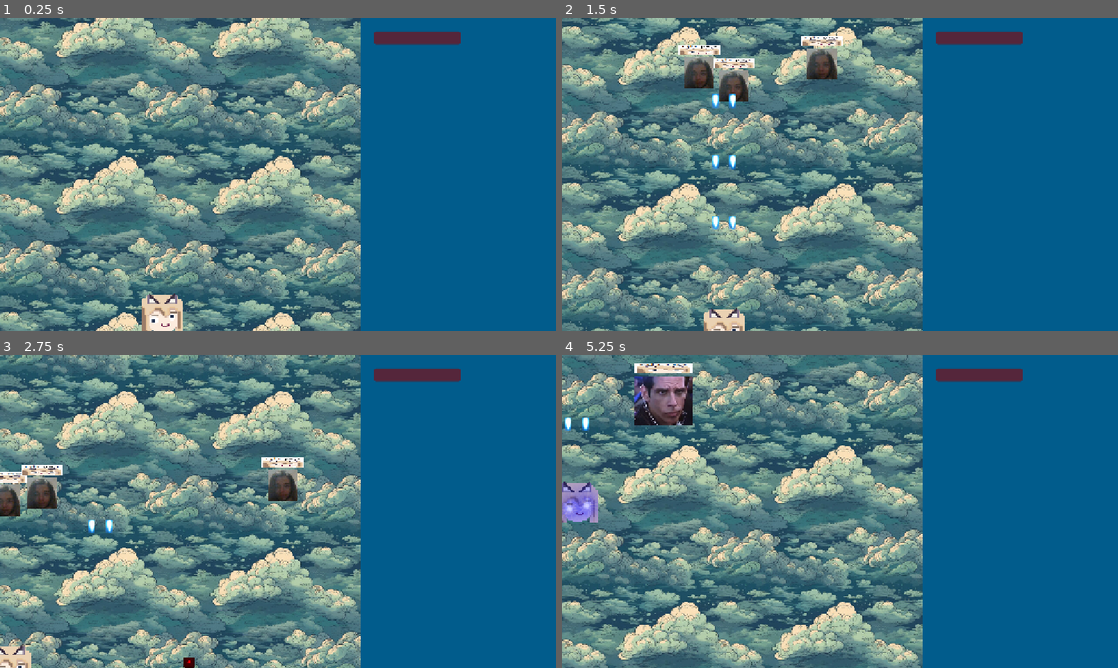
Above: before the commit, frames 1-4 (two rows, left to right).
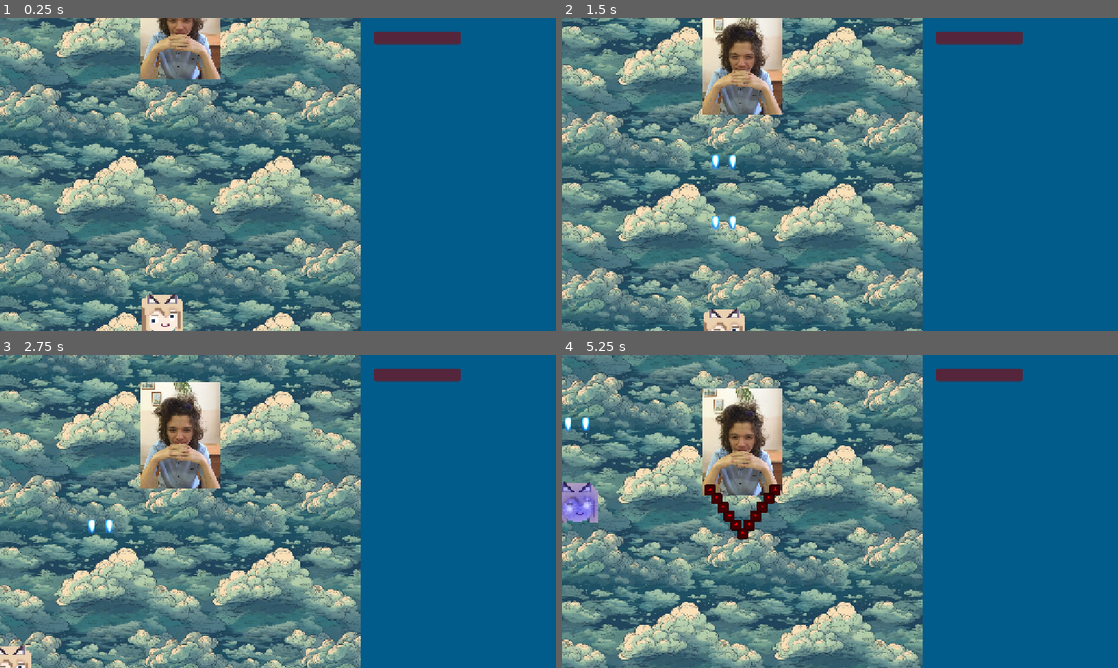
Above: after the commit, the same moments.

Repository: Sandorik00/shmupper
Game: Godot game, scene res://main_node.tscn
Two runs of this game, one before a commit and one after it. Both use one fixed random seed, a clock stepped at 60 frames per second and the inputs below. The engine's default icon, where the game draws it, is replaced by a stand-in: a white triangle on a blue panel in a dark square.
Inputs (mouse positions are in pixels of both pictures, inside the frame that each line leads up to):
- Up to frame 1 (0.25 s): no input
- Up to frame 2 (1.5 s): move the mouse to (962, 158) at 0.52 s; hold Z (shoot) 0.53-1.28 s; move the mouse to (728, 190) at 1.27 s; tap S (camera_down) at 1.35 s
- Up to frame 3 (2.75 s): tap Z (shoot) at 1.55, 2.3 s; move the mouse to (333, 442) at 2.02 s; hold A (camera_left) from 2.03 s (still down)
- Up to frame 4 (5.25 s): move the mouse to (812, 574) at 2.77 s; release A (camera_left) at 2.78 s; tap D (camera_right) at 2.85 s; tap Z (shoot) at 3.05, 3.8, 4.35 s; move the mouse to (1006, 558) at 3.52 s; hold W (camera_up) 3.53-4.28 s; move the mouse to (673, 464) at 4.27 s; move the mouse to (867, 511) at 5.02 s; hold Z (shoot) from 5.03 s (still down)

The runs differ from the first frame. In frame 1, 2.7% of the frame differs, in the area x 25-40%, y 0-20%; in frame 2, 5.5%; in frame 3, 6.9%; in frame 4, 7.3%, in the area x 13-40%, y 2-59%.

Commit message:
some basic pattern queue system

Diff:
--- /dev/null
+++ b/Entities/Actors/Enemies/zloy_paradox.gd
@@ -0,0 +1,16 @@
+extends Area2D
+
+@onready var health: int = 100
+
+var path: PathFollow2D
+var pattern_start: bool = false
+
+func take_damage(amount: int):
+	health -= amount
+	if health <= 0:
+		queue_free()
+
+func _process(_delta: float) -> void:
+	if ((path.progress_ratio >= 1) and !pattern_start):
+		pattern_start = true
+		BulletsContext.shoot_utsuho_fuck_you(self)
--- /dev/null
+++ b/Entities/Actors/Enemies/zloy_paradox.tscn
@@ -0,0 +1,18 @@
+[gd_scene load_steps=4 format=3 uid="uid://bp1kwyal4r7mu"]
+
+[ext_resource type="Texture2D" uid="uid://bo1i7t8nf4ypi" path="res://Assets/Sprites/zloy_paradox.png" id="1_k5vqs"]
+[ext_resource type="Script" uid="uid://r17qrfbhkn08" path="res://Entities/Actors/Enemies/zloy_paradox.gd" id="1_mc1lh"]
+
+[sub_resource type="RectangleShape2D" id="RectangleShape2D_mc1lh"]
+size = Vector2(192, 256)
+
+[node name="zloy_paradox" type="Area2D"]
+collision_layer = 2
+script = ExtResource("1_mc1lh")
+
+[node name="CollisionShape2D" type="CollisionShape2D" parent="."]
+shape = SubResource("RectangleShape2D_mc1lh")
+
+[node name="Sprite2D" type="Sprite2D" parent="."]
+scale = Vector2(0.249661, 0.249661)
+texture = ExtResource("1_k5vqs")
--- a/GlobalStage/StageNode.gd
+++ b/GlobalStage/StageNode.gd
@@ -3,33 +3,35 @@
 @export var pathsCollection: Node2D
 @export var TestPathCurve: Curve
 
+enum ENEMY_TYPES {PARADOX, ZOOLANDER, ZLOY_PARADOX}
+
 class StageEvent:
-	var enemy_type: String
+	var enemy_type: ENEMY_TYPES
 	var variation: String
 	var pause: float
 	var wait: bool
 
-	func _init(_enemy_type: String, _variation: String, _pause: float, _wait: bool):
+	func _init(_enemy_type: ENEMY_TYPES, _variation: String, _pause: float, _wait: bool):
 		enemy_type = _enemy_type
 		variation = _variation
 		pause = _pause
 		wait = _wait
 
 var events: Array[StageEvent] = [
-	StageEvent.new("paradox", "a", 0.2, false),
-	StageEvent.new("paradox", "a", 0.2, false),
-	StageEvent.new("paradox", "b", 0, true),
-	StageEvent.new("zoolander", "a", 0, true),
-	StageEvent.new("zoolander", "b", 1, true),
-	StageEvent.new("paradox", "a", 1, true),
-	StageEvent.new("paradox", "b", 1, true),
-	StageEvent.new("paradox", "a", 1, true),
-	StageEvent.new("paradox", "b", 0, true),
-	StageEvent.new("paradox", "a", 0, true),
-	StageEvent.new("paradox", "b", 0, true),
-	StageEvent.new("paradox", "a", 0, true),
-	StageEvent.new("paradox", "b", 2, true),
-	StageEvent.new("paradox", "a", 2, true),
+	StageEvent.new(ENEMY_TYPES.ZLOY_PARADOX, "a", 20, true),
+	StageEvent.new(ENEMY_TYPES.PARADOX, "a", 0.2, false),
+	StageEvent.new(ENEMY_TYPES.PARADOX, "b", 0, true),
+	StageEvent.new(ENEMY_TYPES.ZOOLANDER, "a", 0, true),
+	StageEvent.new(ENEMY_TYPES.ZOOLANDER, "b", 1, true),
+	StageEvent.new(ENEMY_TYPES.PARADOX, "a", 1, true),
+	StageEvent.new(ENEMY_TYPES.PARADOX, "b", 1, true),
+	StageEvent.new(ENEMY_TYPES.PARADOX, "a", 1, true),
+	StageEvent.new(ENEMY_TYPES.PARADOX, "b", 0, true),
+	StageEvent.new(ENEMY_TYPES.PARADOX, "a", 0, true),
+	StageEvent.new(ENEMY_TYPES.PARADOX, "b", 0, true),
+	StageEvent.new(ENEMY_TYPES.PARADOX, "a", 0, true),
+	StageEvent.new(ENEMY_TYPES.PARADOX, "b", 2, true),
+	StageEvent.new(ENEMY_TYPES.PARADOX, "a", 2, true),
 ]
 var stage_timer := Timer.new()
 var current_event: StageEvent
@@ -40,7 +42,7 @@
 
 func _loop():
 	for event in events:
-		var callable = Callable.create(self, event.enemy_type)
+		var callable = Callable.create(self, ENEMY_TYPES.keys()[event.enemy_type].to_lower())
 		await callable.call(event)
 		await create_tween().tween_interval(event.pause).finished
 
@@ -66,11 +68,17 @@
 	if (not event.wait): return 1
 	return tween.finished
 
-func _process(_delta: float) -> void:
-	pass
+func zloy_paradox(event: StageEvent):
+	var path = "StraightAndWhite"
+	var follow = create_enemy_and_follow(event.enemy_type, path)
+	var tween = get_tree().create_tween()
+	tween.tween_property(follow, "progress_ratio", 1, 3)
+	#tween.tween_callback(follow.queue_free)
+	if (not event.wait): return 1
+	return tween.finished
 
-func create_enemy_and_follow(enemy_type: String, path: String) -> PathFollow2D:
-	var enemy = ResourceLoader.load("res://Entities/Actors/Enemies/%s.tscn" % enemy_type, "PackedScene").instantiate()
+func create_enemy_and_follow(enemy_type: ENEMY_TYPES, path: String) -> PathFollow2D:
+	var enemy = ResourceLoader.load("res://Entities/Actors/Enemies/%s.tscn" % ENEMY_TYPES.keys()[enemy_type].to_lower(), "PackedScene").instantiate()
 	var pathNode = pathsCollection.get_node("%s" % path)
 	var pathFollow = PathFollow2D.new()
 	pathFollow.loop = false
--- a/Globals/bullets_context.gd
+++ b/Globals/bullets_context.gd
@@ -1,8 +1,21 @@
 extends Node
+
+enum PATTERN_TYPES {ONE_BULLET, ARC, UTSUHO_FUCK_YOU}
+
+class PatternEvent:
+	var pattern_type: PATTERN_TYPES
+	var pause: float
+	var wait: bool
+
+	func _init(_pattern_type: PATTERN_TYPES, _pause: float, _wait: bool):
+		pattern_type = _pattern_type
+		pause = _pause
+		wait = _wait
 
 @onready var main_node = get_node("/root/MainNode")
 @onready var one_bullet = ResourceLoader.load("res://Entities/Bullets/e_basic_bullet.tscn", "PackedScene")
 @onready var arc = ResourceLoader.load("res://Patterns/arc.tscn", "PackedScene")
+@onready var utsuho_fuck_you = ResourceLoader.load("res://Patterns/utsuho_fuck_you.tscn", "PackedScene")
 
 func shoot_one_bullet(entity: Node2D):
 	var copy = one_bullet.instantiate()
@@ -18,3 +31,10 @@
 	arc_scene.entity = entity
 	arc_scene.one_bullet = one_bullet
 	main_node.add_child(arc_scene)
+
+
+func shoot_utsuho_fuck_you(entity: Node2D):
+	var utsuho_fuck_you_scene = utsuho_fuck_you.instantiate()
+	utsuho_fuck_you_scene.entity = entity
+	utsuho_fuck_you_scene.one_bullet = one_bullet
+	main_node.add_child(utsuho_fuck_you_scene)
--- a/Patterns/AbstractPattern.gd
+++ b/Patterns/AbstractPattern.gd
@@ -4,7 +4,7 @@
 var finished: bool = false
 
 func _ready():
-	timer = get_node("../PatternTimer")
+	timer = get_node("/root/MainNode/PatternTimer")
 	timer.timeout.connect(_on_timer_timeout)
 
 func _on_timer_timeout():
--- a/Patterns/arc.gd
+++ b/Patterns/arc.gd
@@ -2,14 +2,15 @@
 
 var entity: Node2D
 var one_bullet: PackedScene
+var adjusted_rotation: float = 0
 
 func _ready() -> void:
 	super()
 	for i in range(-5, 6):
 			var bullet = one_bullet.instantiate()
-			bullet.prepare(entity.rotation)
+			bullet.prepare(entity.rotation + adjusted_rotation)
 			var bullet_offset = entity.global_position
-			bullet_offset += Vector2(i * 15, -70 + abs(i * 20)).rotated(entity.rotation)
+			bullet_offset += Vector2(i * 15, -70 + abs(i * 20)).rotated(entity.rotation + adjusted_rotation)
 			bullet.position = bullet_offset
 			self.add_child(bullet)
 
--- /dev/null
+++ b/Patterns/utsuho_fuck_you.gd
@@ -0,0 +1,24 @@
+extends AbstractPattern
+
+var entity: Node2D
+var one_bullet: PackedScene
+
+var pattern_queue: Array[BulletsContext.PatternEvent] = [
+	BulletsContext.PatternEvent.new(BulletsContext.PATTERN_TYPES.ARC, 2, true),
+	BulletsContext.PatternEvent.new(BulletsContext.PATTERN_TYPES.ARC, 2, true)
+]
+
+func _ready() -> void:
+	super()
+	_loop()
+
+	finished = true
+
+func _loop():
+	for pattern in pattern_queue:
+		var pattern_scene = BulletsContext.get("%s" % BulletsContext.PATTERN_TYPES.keys()[pattern.pattern_type].to_lower()).instantiate()
+		pattern_scene.entity = entity
+		pattern_scene.one_bullet = one_bullet
+		pattern_scene.adjusted_rotation = PI
+		self.add_child(pattern_scene)
+		await create_tween().tween_interval(pattern.pause).finished
--- /dev/null
+++ b/Patterns/utsuho_fuck_you.tscn
@@ -0,0 +1,7 @@
+[gd_scene load_steps=2 format=3 uid="uid://fsq3c1bj8cv4"]
+
+[ext_resource type="Script" uid="uid://5oso7760vfxw" path="res://Patterns/utsuho_fuck_you.gd" id="1_0elcb"]
+
+[node name="utsuho_fuck_you" type="Node2D"]
+script = ExtResource("1_0elcb")
+metadata/_custom_type_script = "uid://1kohpev4nm5g"
--- a/main_node.tscn
+++ b/main_node.tscn
@@ -38,6 +38,12 @@
 }
 point_count = 2
 
+[sub_resource type="Curve2D" id="Curve2D_nmw0x"]
+_data = {
+"points": PackedVector2Array(0, 0, 0, 0, 0, 0, 0, 0, 0, 0, 0, 200)
+}
+point_count = 2
+
 [node name="MainNode" type="Node2D" node_paths=PackedStringArray("pathsCollection")]
 script = ExtResource("1_220qp")
 pathsCollection = NodePath("PathsCollection")
@@ -145,6 +151,9 @@
 
 [node name="RightSlideAndLeave" type="Path2D" parent="PathsCollection"]
 curve = SubResource("Curve2D_ke6mh")
+
+[node name="StraightAndWhite" type="Path2D" parent="PathsCollection"]
+curve = SubResource("Curve2D_nmw0x")
 
 [node name="DeathScreen" type="CanvasLayer" parent="."]
 unique_name_in_owner = true
@@ -185,6 +194,7 @@
 "
 
 [node name="PatternTimer" type="Timer" parent="."]
+unique_name_in_owner = true
 wait_time = 3.0
 autostart = true
 ignore_time_scale = true
Not shown, added: Entities/Actors/Enemies/zloy_paradox.gd.uid
Not shown, added: Patterns/utsuho_fuck_you.gd.uid
Not shown: 1 places in main_node.tscn that only renumber resources
